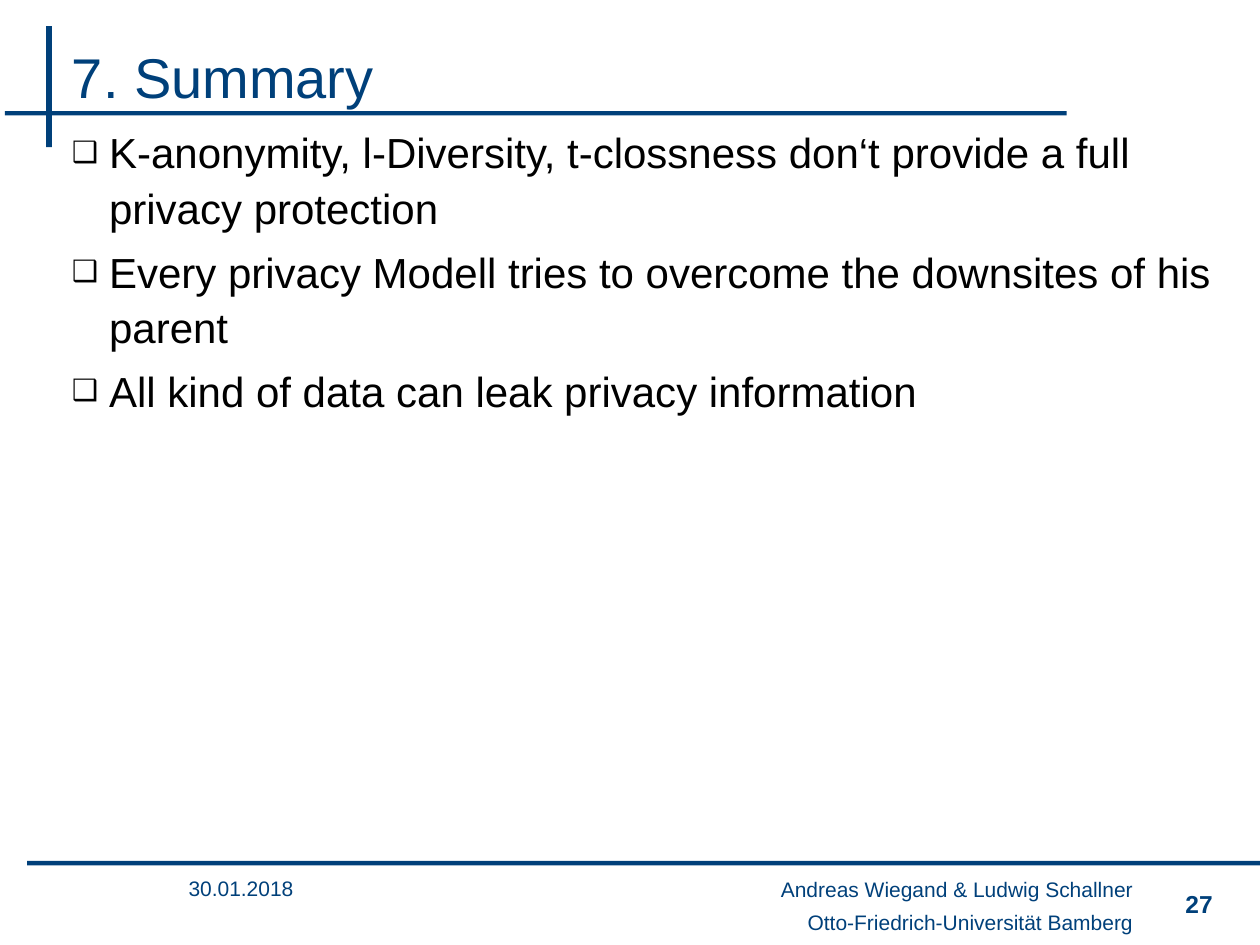
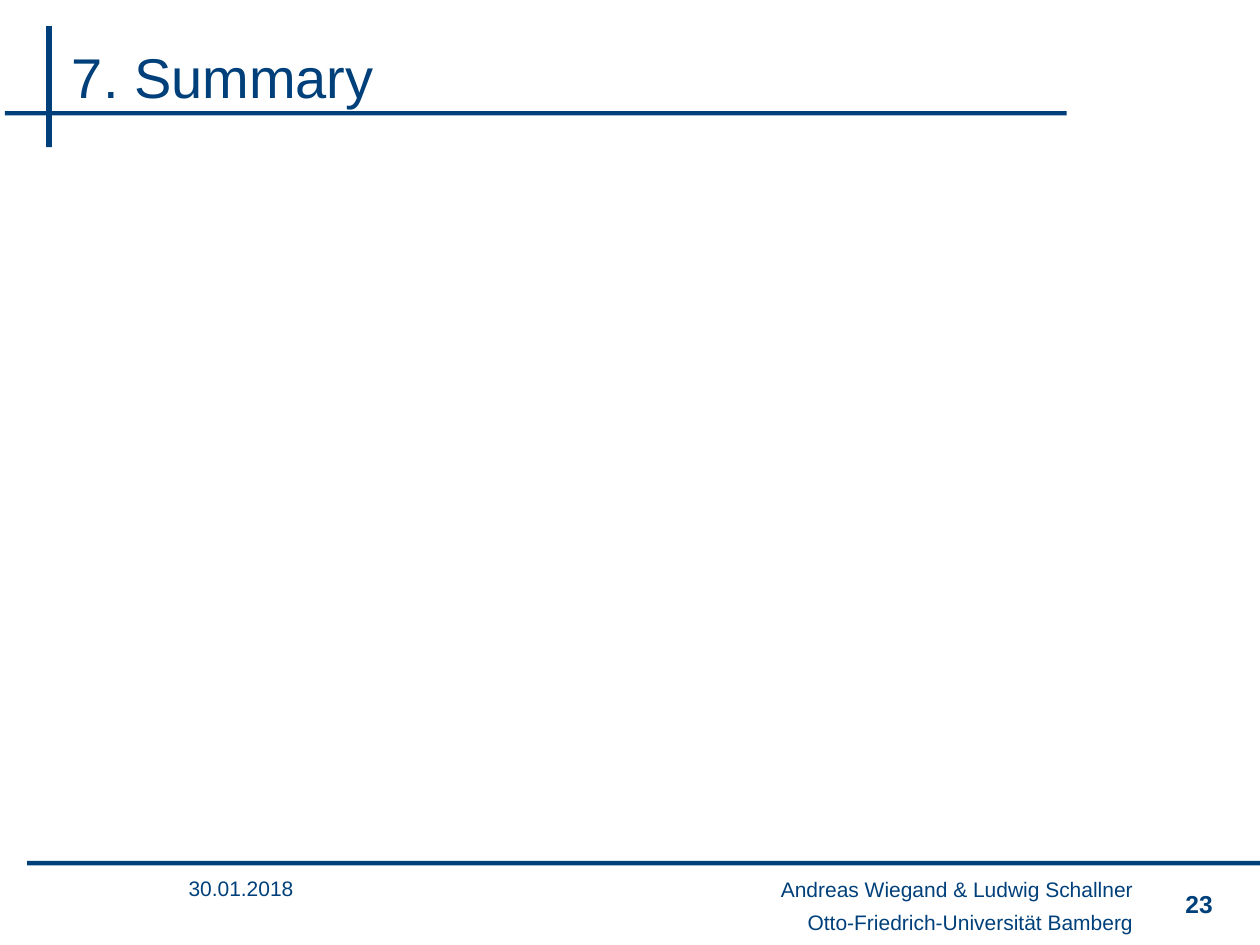
Before and after one commit to wsgan001/PSI-MSem, a slide deck: slide 23 of presentation/sicherheits_final_anV2.pptx (slide 27 before the commit). Drawn at 1260x945 pixels with LibreOffice and Linux fonts; fonts in the diff are those of the drawing; background and template pictures are left out. Boxes give left, top, right and bottom in pixels: in the first picture for what was removed or moved away, otherwise in the second. Text is boxed around its words. In the diff, an @@ line names an element or a change of style, - is before the commit and + after.

```diff
--- a/presentation/sicherheits_final_anV2.pptx
+++ b/presentation/sicherheits_final_anV2.pptx
@@ text removed at (109, 137, 1211, 415) @@
-❑ K-anonymity, l-Diversity, t-clossness don‘t provide a full privacy protection
-❑ Every privacy Modell tries to overcome the downsites of his parent
-❑ All kind of data can leak privacy information
@@ page number at (1185, 896, 1212, 914): text changed @@
-27
+23
```
Also in this commit, not shown: 4 other slides changed, 4 slides removed, 5 other files.
